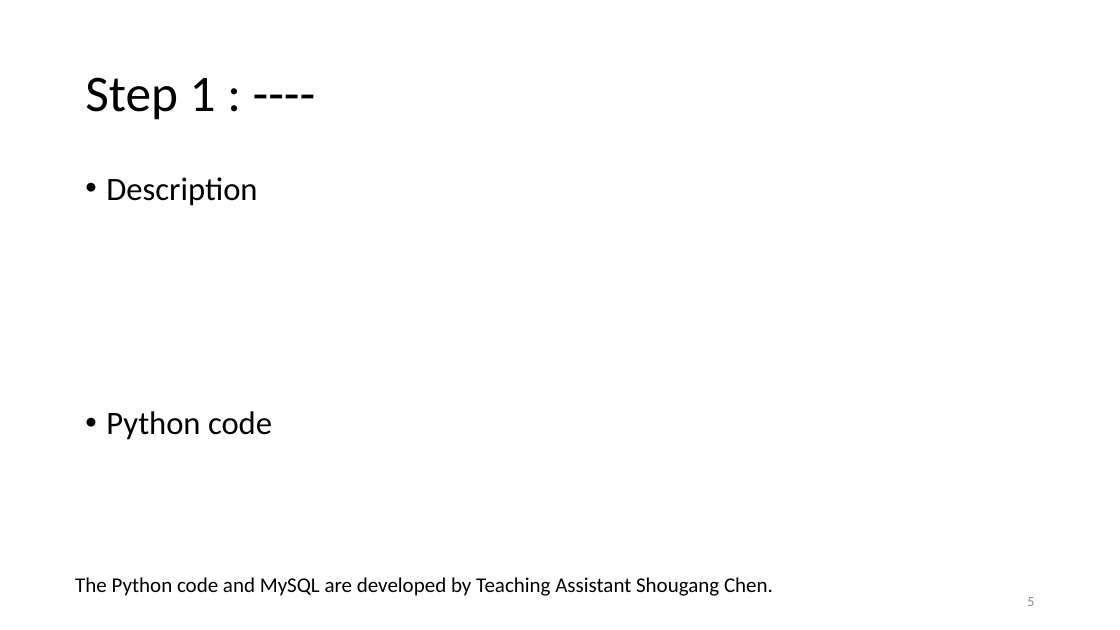
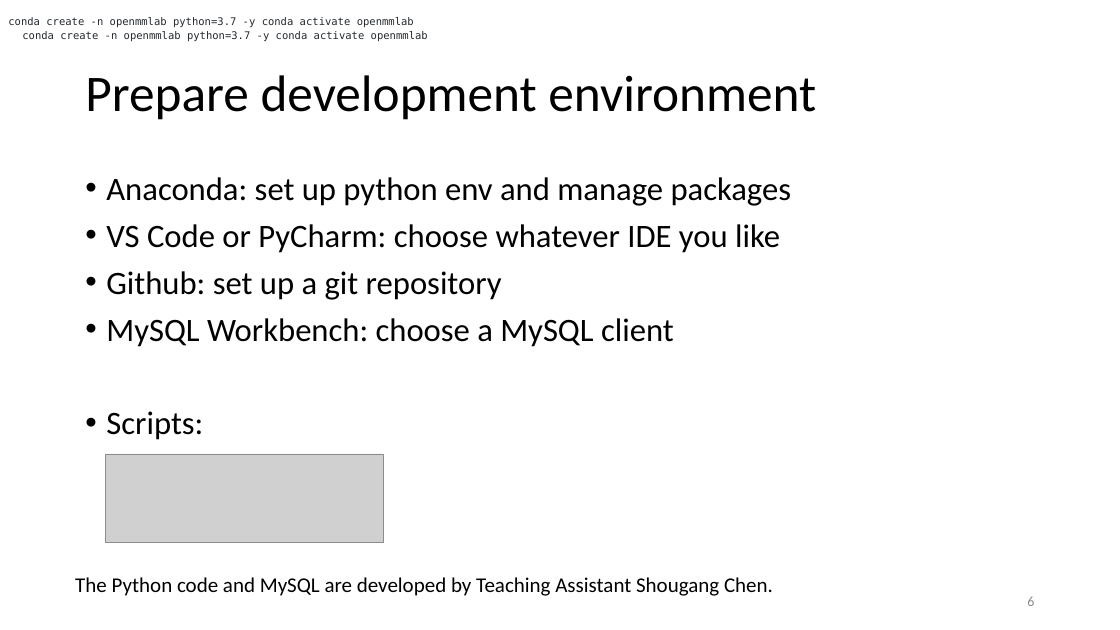
Before and after one commit to chensg/datasystems, a slide deck: slide 6 of doc/41091_etl_example_withScreenshotResults.pptx (slide 5 before the commit). Drawn at 1120x630 pixels with LibreOffice and Linux fonts; fonts in the diff are those of the drawing; grey boxes stand for pictures. Boxes give left, top, right and bottom in pixels: in the first picture for what was removed or moved away, otherwise in the second. Text is boxed around its words. In the diff, an @@ line names an element or a change of style, - is before the commit and + after.

```diff
--- a/doc/41091_etl_example_withScreenshotResults.pptx
+++ b/doc/41091_etl_example_withScreenshotResults.pptx
@@ text added at bbox=[8, 17, 414, 27], 9 pt, text #24292E @@
+conda create -n openmmlab python=3.7 -y conda activate openmmlab
@@ text added at bbox=[22, 31, 428, 41], 9 pt, text #24292E @@
+conda create -n openmmlab python=3.7 -y conda activate openmmlab
@@ title at bbox=[85, 75, 816, 120]: text changed @@
-Step 1 : ----
+Prepare development environment
@@ text at bbox=[106, 177, 792, 440]: text changed @@
-• Description
-• Python code
+• Anaconda: set up python env and manage packages
+• VS Code or PyCharm: choose whatever IDE you like
+• Github: set up a git repository
+• MySQL Workbench: choose a MySQL client
+• Scripts:
@@ picture added at bbox=[105, 454, 383, 542] @@
```
Also in this commit, not shown: 7 other slides changed, 2 slides added, 1 slide removed, 4 other files.
